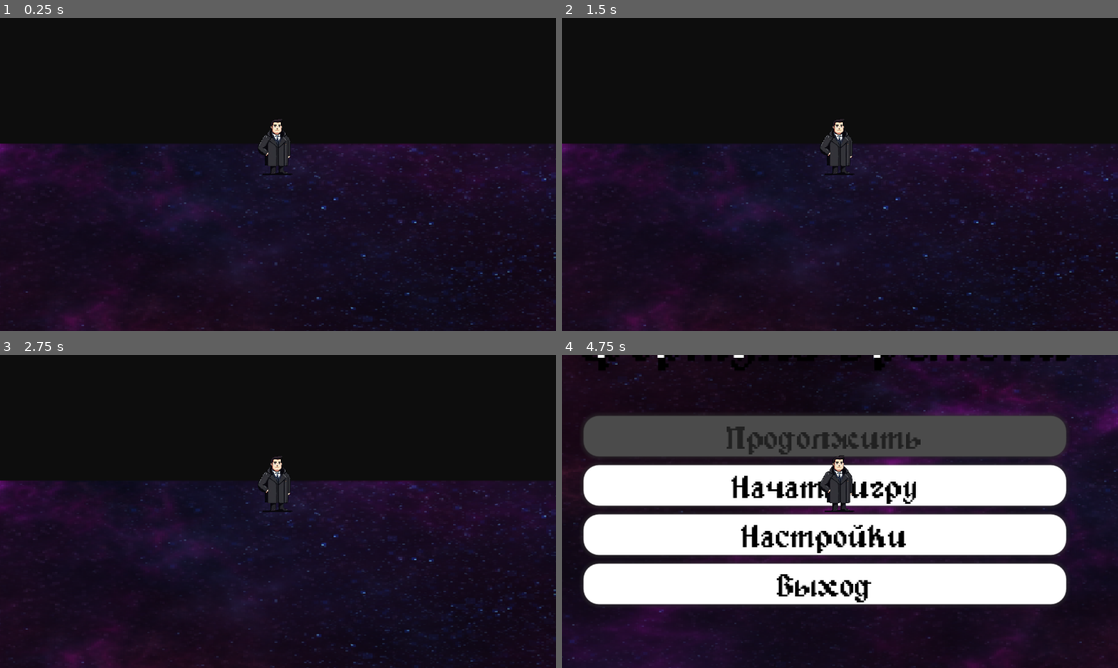
Above: before the commit, frames 1-4 (two rows, left to right).
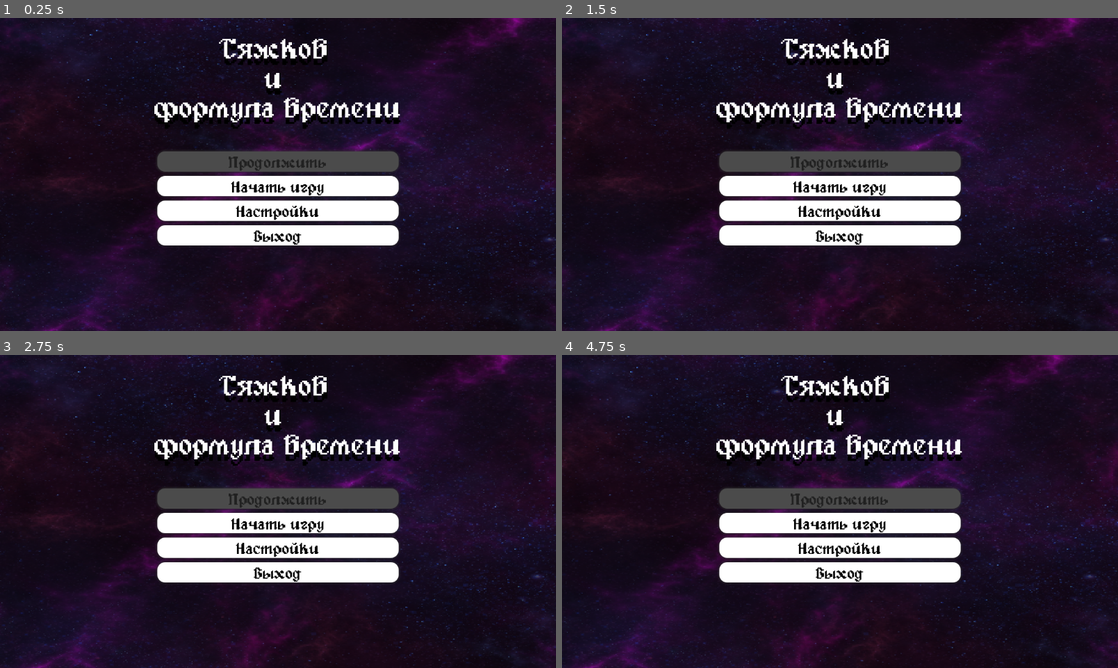
Above: after the commit, the same moments.

Repository: AmigoMarconi/tyashkov_game
Game: Godot game, scene res://scenes/menu/menu.tscn
Two runs of this game, one before a commit and one after it. Both use one fixed random seed, a clock stepped at 60 frames per second and the inputs below.
Inputs (mouse positions are in pixels of both pictures, inside the frame that each line leads up to):
- Up to frame 1 (0.25 s): no input
- Up to frame 2 (1.5 s): click (840, 212) at 0.5 s, where only the run after the commit has a clickable "Настройки"; click (840, 187) at 1.25 s, where only the run after the commit has a clickable "Начать игру"
- Up to frame 3 (2.75 s): click (278, 524) at 2 s, where only the run after the commit has a clickable "Начать игру"
- Up to frame 4 (4.75 s): hold D (right) 2.78-3.53 s; hold E (Use) 2.78-3.53 s; hold S (down) 3.53-4.28 s; tap E (Use) at 3.6 s; hold D (right) from 4.28 s (still down); hold E (Use) from 4.28 s (still down)

The runs differ from the first frame. In frame 1, 27% of the frame differs, in the area x 0-100%, y 0-100%; in frame 2, 27%; in frame 3, 27%; in frame 4, 46%.

Commit message:
МЕНЮ (DEMO)

Diff:
--- a/GAYme/мягков-и-формула-времени/00_GLOBAL/global_save_manager.gd
+++ b/GAYme/мягков-и-формула-времени/00_GLOBAL/global_save_manager.gd
@@ -28,8 +28,11 @@
 		#print("gameSAVE")
 	else: push_error("Failed to save game: ", FileAccess.get_open_error())
 
+func get_save_file() -> FileAccess:
+	return FileAccess.open( SAVE_PATH + "save.sav", FileAccess.READ)
+
 func load_game() -> void:
-	var file := FileAccess.open( SAVE_PATH + "save.sav", FileAccess.READ)
+	var file := get_save_file()
 	if file:
 		var json := JSON.new()
 		var parse_result = json.parse(file.get_line())
--- a/GAYme/мягков-и-формула-времени/scenes/PlayerSpawn.tscn
+++ b/GAYme/мягков-и-формула-времени/scenes/PlayerSpawn.tscn
@@ -1,7 +1,7 @@
 [gd_scene load_steps=3 format=3 uid="uid://ck4eya3cat7kb"]
 
 [ext_resource type="Texture2D" uid="uid://yoqp18qo0wgc" path="res://player/Sprite/photo_2025-03-15_12-46-07-Photoroom.png" id="1_8w8il"]
-[ext_resource type="Script" uid="uid://k1n81n6gux0n" path="res://player_spawn.gd" id="1_m6icb"]
+[ext_resource type="Script" uid="uid://k1n81n6gux0n" path="res://scripts/player_spawn.gd" id="1_m6icb"]
 
 [node name="PlayerSpawn" type="Node2D"]
 z_index = 1
--- a/GAYme/мягков-и-формула-времени/scenes/game.tscn
+++ b/GAYme/мягков-и-формула-времени/scenes/game.tscn
@@ -24,7 +24,7 @@
 side = 3
 
 [node name="PlayerSpawn" parent="." instance=ExtResource("8_0tnpc")]
-position = Vector2(499, 370)
+position = Vector2(507, 245)
 
 [node name="Карта" type="Node2D" parent="."]
 y_sort_enabled = true
--- a/GAYme/мягков-и-формула-времени/scenes/menu/back_ground.tscn
+++ b/GAYme/мягков-и-формула-времени/scenes/menu/back_ground.tscn
@@ -4,23 +4,25 @@
 [ext_resource type="Script" uid="uid://btopeaw3ka5nd" path="res://scripts/menu/back_ground.gd" id="1_48fm6"]
 [ext_resource type="Texture2D" uid="uid://cjqno4j0ycr62" path="res://assets/background/Small 512x512/Purple Nebula/Purple_Nebula_05-512x512.png" id="5_qvoin"]
 
-[node name="BackGround" type="ParallaxBackground"]
+[node name="CanvasLayer" type="CanvasLayer"]
+
+[node name="BackGround" type="ParallaxBackground" parent="."]
 script = ExtResource("1_48fm6")
 
-[node name="ParallaxLayer" type="ParallaxLayer" parent="."]
+[node name="ParallaxLayer" type="ParallaxLayer" parent="BackGround"]
 motion_scale = Vector2(0.3, 1)
 motion_mirroring = Vector2(1209, 0)
 
-[node name="PurpleNebula01-512x512" type="Sprite2D" parent="ParallaxLayer"]
+[node name="PurpleNebula01-512x512" type="Sprite2D" parent="BackGround/ParallaxLayer"]
 position = Vector2(600, 324)
 scale = Vector2(2.36133, 1.38477)
 texture = ExtResource("1_1urn4")
 
-[node name="ParallaxLayer2" type="ParallaxLayer" parent="."]
+[node name="ParallaxLayer2" type="ParallaxLayer" parent="BackGround"]
 motion_scale = Vector2(0.5, 1)
 motion_mirroring = Vector2(1297, 0)
 
-[node name="PurpleNebula05-512x512" type="Sprite2D" parent="ParallaxLayer2"]
+[node name="PurpleNebula05-512x512" type="Sprite2D" parent="BackGround/ParallaxLayer2"]
 modulate = Color(1, 1, 1, 0.737255)
 position = Vector2(612, 352)
 scale = Vector2(2.5332, 1.49902)
--- a/GAYme/мягков-и-формула-времени/scenes/menu/menu.tscn
+++ b/GAYme/мягков-и-формула-времени/scenes/menu/menu.tscn
@@ -1,12 +1,16 @@
-[gd_scene load_steps=23 format=3 uid="uid://b2wpybdh1ferk"]
+[gd_scene load_steps=27 format=3 uid="uid://b2wpybdh1ferk"]
 
 [ext_resource type="Script" uid="uid://bp7bfefpeu0jr" path="res://scripts/menu/menu.gd" id="1_037ec"]
+[ext_resource type="AudioStream" uid="uid://c7uun3ipgkdqv" path="res://sounds/Untitled.mp3" id="2_f2fum"]
 [ext_resource type="FontFile" uid="uid://d0jfh7mj4whuv" path="res://assets/alagard-12px-unicode.ttf" id="2_y1o0p"]
+[ext_resource type="AudioStream" uid="uid://4uc0d81w3umk" path="res://sounds/menu_focus.wav" id="3_kaijy"]
 [ext_resource type="PackedScene" uid="uid://ch3jfe1ssj3ob" path="res://scenes/menu/back_ground.tscn" id="3_r8yej"]
 [ext_resource type="Script" uid="uid://bhog1fu2i8why" path="res://scripts/audio_stream_player_2d.gd" id="4_3y2rt"]
 [ext_resource type="Script" uid="uid://bb4hwgr0x84d2" path="res://scenes/menu/master.gd" id="4_t0a87"]
 [ext_resource type="Script" uid="uid://bsekc1jg1is1f" path="res://scenes/menu/music.gd" id="4_y1o0p"]
+[ext_resource type="AudioStream" uid="uid://c7hdjswp0catm" path="res://sounds/menu_select.wav" id="4_y4i35"]
 [ext_resource type="Script" uid="uid://cs2d1u6lr6dou" path="res://scenes/menu/sound_fx.gd" id="6_qo0fc"]
+[ext_resource type="PackedScene" uid="uid://ck4eya3cat7kb" path="res://scenes/PlayerSpawn.tscn" id="7_t0a87"]
 
 [sub_resource type="StyleBoxTexture" id="StyleBoxTexture_lti8b"]
 modulate_color = Color(0.423651, 0.423651, 0.423651, 1)
@@ -120,6 +124,9 @@
 grow_horizontal = 2
 grow_vertical = 2
 script = ExtResource("1_037ec")
+music = ExtResource("2_f2fum")
+button_focus_audio = ExtResource("3_kaijy")
+button_press_audio = ExtResource("4_y4i35")
 
 [node name="Panel" type="Panel" parent="."]
 layout_mode = 1
@@ -162,7 +169,6 @@
 theme_override_styles/hover = SubResource("StyleBoxFlat_mae5d")
 theme_override_styles/pressed = SubResource("StyleBoxFlat_4hy44")
 theme_override_styles/normal = SubResource("StyleBoxFlat_lti8b")
-disabled = true
 text = "Продолжить"
 
 [node name="Start_Button" type="Button" parent="Menu"]
@@ -233,8 +239,6 @@
 формула времени"
 horizontal_alignment = 1
 vertical_alignment = 1
-
-[node name="BackGround" parent="." instance=ExtResource("3_r8yej")]
 
 [node name="Options_menu" type="Control" parent="."]
 visible = false
@@ -501,10 +505,21 @@
 theme_override_styles/normal = SubResource("StyleBoxFlat_13sgg")
 text = "Назад"
 
+[node name="PlayerSpawn" parent="." instance=ExtResource("7_t0a87")]
+position = Vector2(5, 38)
+
 [node name="MusicPlayer" type="AudioStreamPlayer2D" parent="."]
 script = ExtResource("4_3y2rt")
 
-[connection signal="pressed" from="Menu/Continue_Button" to="." method="_on_exit_button_pressed"]
+[node name="Camera2D" type="Camera2D" parent="."]
+
+[node name="AudioStreamPlayer2D" type="AudioStreamPlayer2D" parent="."]
+
+[node name="CanvasLayer" type="CanvasLayer" parent="."]
+
+[node name="BackGround" parent="CanvasLayer" instance=ExtResource("3_r8yej")]
+process_mode = 3
+
 [connection signal="pressed" from="Menu/Start_Button" to="." method="_on_start_button_pressed"]
 [connection signal="pressed" from="Menu/Options_Button" to="." method="_on_options_button_pressed"]
 [connection signal="pressed" from="Menu/Exit_Button" to="." method="_on_exit_button_pressed"]
--- a/GAYme/мягков-и-формула-времени/scripts/menu/back_ground.gd
+++ b/GAYme/мягков-и-формула-времени/scripts/menu/back_ground.gd
@@ -1,6 +1,21 @@
 extends ParallaxBackground
 
-var speed = 20
+@export var speed = 20
+var accumulated_offset = 0.0
+
+func _ready() -> void:
+	process_mode = Node.PROCESS_MODE_ALWAYS
+	if has_node("/root/Interaction_manager"):
+		get_node("/root/Interaction_manager").visible = false
+	if has_node("/root/PlayerManager"):
+		get_node("/root/PlayerManager").player.visible = false
+	if has_node("/root/PausePanel"):
+		get_node("/root/PausePanel").process_mode = Node.PROCESS_MODE_DISABLED
+	if Engine.has_singleton("PlayerManager"):
+		var player = Engine.get_singleton("PlayerManager").player
+		if is_instance_valid(player):
+			player.visible = false
 
 func _process(delta):
-	scroll_offset.x -= speed * delta
+	accumulated_offset += speed * delta
+	scroll_base_offset.x = -accumulated_offset
--- a/GAYme/мягков-и-формула-времени/scripts/menu/menu.gd
+++ b/GAYme/мягков-и-формула-времени/scripts/menu/menu.gd
@@ -1,91 +1,83 @@
 extends Control
 
-#@onready var menu = $Menu
-#@onready var options = $Options_menu
-#@onready var audio = $Audio
-#@onready var video = $Video
-#
-##МЕНЮ ПАУЗЫ
-#func _process(delta):
-	#if Input.is_action_just_pressed("ui_cancel"):
-		#toggle()
-#
-#func toggle():
-	#visible = !visible
-	#get_tree().paused = visible
-	#
-	#
-##ПЕРЕХОД ГЛАВНОГО МЕНЮ
-#func _on_start_button_pressed() -> void:
-	#toggle()
-	#
-	##toggle()
-	##get_tree().change_scene_to_file("res://scenes/ladder_room.tscn")
-	#
-	## 1. Загружаем уровень (где стоит playerSpawn)
-	#var level_scene = load("res://scenes/game.tscn").instantiate()
-	## 2. Находим точку спавна на уровне
-	#var spawn_point = level_scene.find_child("PlayerSpawn*", true, false)
-	## 3. Передаём позицию спавна в PlayerManager
-	#if spawn_point:
-		#PlayerManager.set_player_position(spawn_point.global_position)
-	#get_tree().change_scene_to_file("res://scenes/game.tscn")
-	#
-	#
-#func _on_options_button_pressed() -> void:
-	#show_and_hide(options, menu)
-#
-#func show_and_hide(first, second):
-	#first.show()
-	#second.hide()
-#
-#func _on_exit_button_pressed() -> void:
-	#get_tree().quit()
-	#
-#func _on_back_button_pressed() -> void:
-	#show_and_hide(menu, options)
-#
-#func _on_video_button_pressed() -> void:
-	#show_and_hide(video, options)
-	#
-#func _on_back_video_button_pressed() -> void:
-	#show_and_hide(options, video)
-#
-#func _on_back_option_button_pressed() -> void:
-	#show_and_hide(options, audio)
-#
-	#
-#func _on_volume_button_pressed() -> void:
-	#show_and_hide(audio, options)
-#
-#
-#func _on_continue_button_pressed() -> void:
-	#toggle()
-	#
-##НАСТРОЙКА ВИДЕО
-#func _on_fullscreen_toggled(toggled_on: bool) -> void:
-	#if toggled_on:
-		#DisplayServer.window_set_mode(DisplayServer.WINDOW_MODE_FULLSCREEN)
-	#else:
-		#DisplayServer.window_set_mode(DisplayServer.WINDOW_MODE_WINDOWED)
-	#
-#func _on_borderless_toggled(toggled_on):
-	#DisplayServer.window_set_flag(DisplayServer.WINDOW_FLAG_BORDERLESS, toggled_on)
-#
-#func _on_option_button_item_selected(index: int) -> void:
-	#DisplayServer.window_set_vsync_mode(index)
-	#
-	#
-##НАСТРОЙКА МУЗЫКИ
-#
-#func _on_master_value_changed(value: float) -> void:
-	#volume(0, value)
-#
-#func volume(bus_index, value):
-	#AudioServer.set_bus_volume_db(bus_index, value)
-	#
-#func _on_music_value_changed(value: float) -> void:
-	#volume(1, value)
-#
-#func _on_sound_fx_value_changed(value: float) -> void:
-	#volume(2, value)
+const START_LEVEL : String = "res://scenes/game.tscn"
+
+@export var music : AudioStream
+@export var button_focus_audio : AudioStream
+@export var button_press_audio : AudioStream
+
+@onready var menu: Control = $Menu
+@onready var options_menu: Control = $Options_menu
+@onready var audio_settings: Control = $Audio
+@onready var video_settings: Control = $Video
+@onready var button_sound: AudioStreamPlayer2D = $AudioStreamPlayer2D
+@onready var button_new: Button = $Menu/Start_Button
+@onready var button_continue: Button = $Menu/Continue_Button
+@onready var button_options: Button = $Menu/Options_Button
+@onready var button_exit: Button = $Menu/Exit_Button
+@onready var button_back: Button = $Options_menu/Back_Button
+#@onready var background: ParallaxBackground = $CanvasLayer/BackGround
+
+func _ready() -> void:
+
+	get_tree().paused = true
+	Interaction_manager.visible = false
+	PlayerManager.player.visible = false
+	PausePanel.process_mode = Node.PROCESS_MODE_DISABLED
+#	Проверка наличия обновлений
+	if SaveManager.get_save_file() == null:
+		button_continue.disabled = true
+
+	# Подключение сигналов
+	button_new.pressed.connect(start_game)
+	button_continue.pressed.connect(load_game)
+	#button_back.pressed.connect(_on_back_button_pressed)
+
+	# Установка фокуса на кнопку "Новая игра"
+	button_new.grab_focus()
+
+	button_new.focus_entered.connect(play_audio.bind(button_focus_audio))
+	button_continue.focus_entered.connect(play_audio.bind(button_focus_audio))
+	LevelMeneger.level_load_started.connect(exit_title_screen)
+	# Аудио менеджер
+  #  AudioManager.play_music(music)
+
+func start_game() -> void:
+	play_audio(button_press_audio)
+	LevelMeneger.load_new_level(START_LEVEL, "", Vector2.ZERO)
+
+
+func load_game() -> void:
+	play_audio(button_press_audio)
+	SaveManager.load_game()
+
+func show_and_hide(first, second):
+	first.show()
+	second.hide()
+
+func exit_title_screen() -> void:
+	PlayerManager.player.visible = true
+	PausePanel.process_mode = Node.PROCESS_MODE_ALWAYS
+	Interaction_manager.visible = true
+	self.queue_free()
+
+# Обработчики кнопок меню
+func _on_options_button_pressed() -> void:
+	menu.hide()
+	options_menu.show()
+	button_back.grab_focus()
+
+func _on_back_button_pressed() -> void:
+	show_and_hide(menu, options_menu)
+	button_new.grab_focus()
+
+func _on_exit_button_pressed() -> void:
+	get_tree().quit()
+
+# Настройки аудио (пример для мастер-громкости)
+func _on_master_value_changed(value: float) -> void:
+	AudioServer.set_bus_volume_db(AudioServer.get_bus_index("Master"), linear_to_db(value))
+
+func play_audio(_a : AudioStream) -> void:
+	button_sound.stream = _a
+	button_sound.play()
Renamed: GAYme/мягков-и-формула-времени/player_spawn.gd -> GAYme/мягков-и-формула-времени/scripts/player_spawn.gd
Renamed: GAYme/мягков-и-формула-времени/player_spawn.gd.uid -> GAYme/мягков-и-формула-времени/scripts/player_spawn.gd.uid
Not shown, added: GAYme/мягков-и-формула-времени/sounds/menu_focus.wav.import
Not shown, added: GAYme/мягков-и-формула-времени/sounds/menu_select.wav.import
Not shown, added: GAYme/мягков-и-формула-времени/sounds/menu_focus.wav
Not shown, added: GAYme/мягков-и-формула-времени/sounds/menu_select.wav
